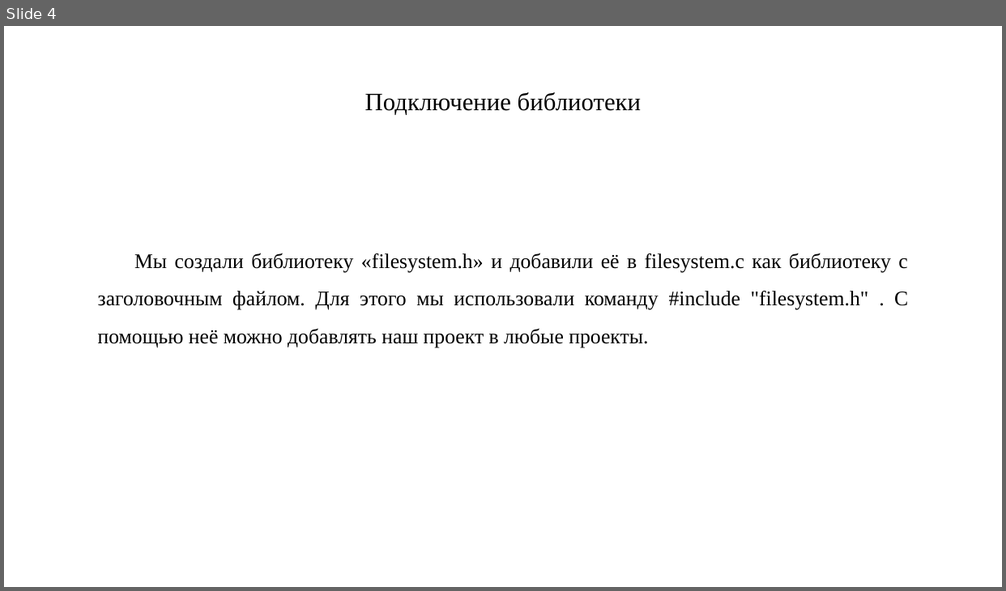
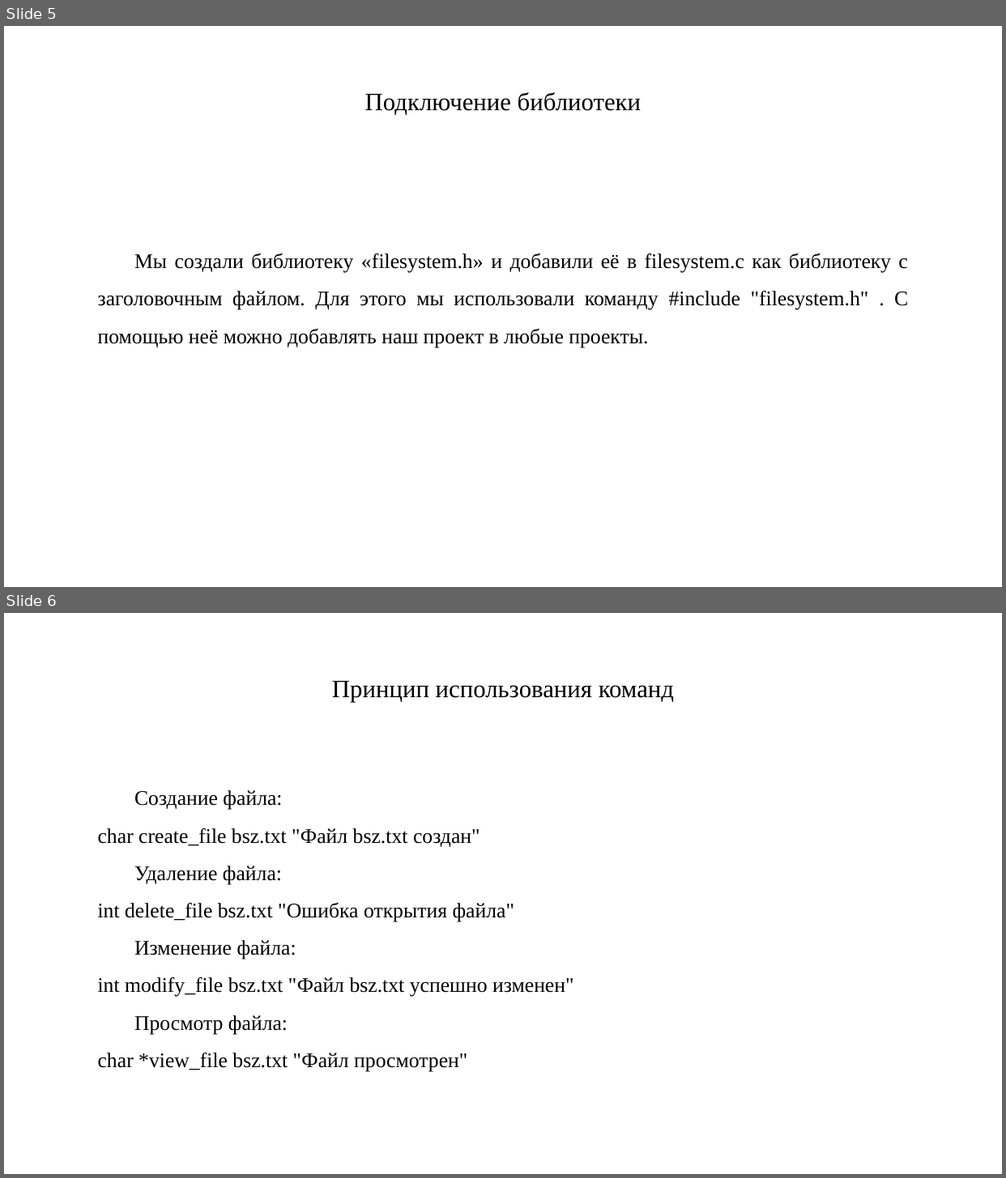
Before and after one commit to Zammalika27/BSZ, a slide deck: Файловая система BSZ .pptx. Shown one above the other, each under a label of ours: slide 4 before the commit, slides 5 and 6 after it. The pictures are 1006x591 and 1006x1178 pixels, drawn with LibreOffice and Linux fonts; fonts in the diff are those of the drawing. Boxes give left, top, right and bottom in pixels: in the first picture for what was removed or moved away, otherwise in the second. Text is boxed around its words. In the diff, an @@ line names an element or a change of style, - is before the commit and + after.

```diff
--- a/Файловая система BSZ .pptx
+++ b/Файловая система BSZ .pptx
@@ slide 6 added at box(4, 613, 1002, 1174), background #FFFFFF @@
@@ text added at box(332, 680, 674, 702), 24 pt, text #000000 @@
+Принцип использования команд
@@ text added at box(98, 790, 574, 1071), 20 pt, text #000000 @@
+Создание файла:
+char create_file bsz.txt "Файл bsz.txt создан"
+Удаление файла:
+int delete_file bsz.txt "Ошибка открытия файла"
+Изменение файла:
+int modify_file bsz.txt "Файл bsz.txt успешно изменен"
+Просмотр файла:
+char *view_file bsz.txt "Файл просмотрен"
@@ what was slide 4 is now slide 5 @@
```
Also in this commit, not shown: 1 other slide added.
